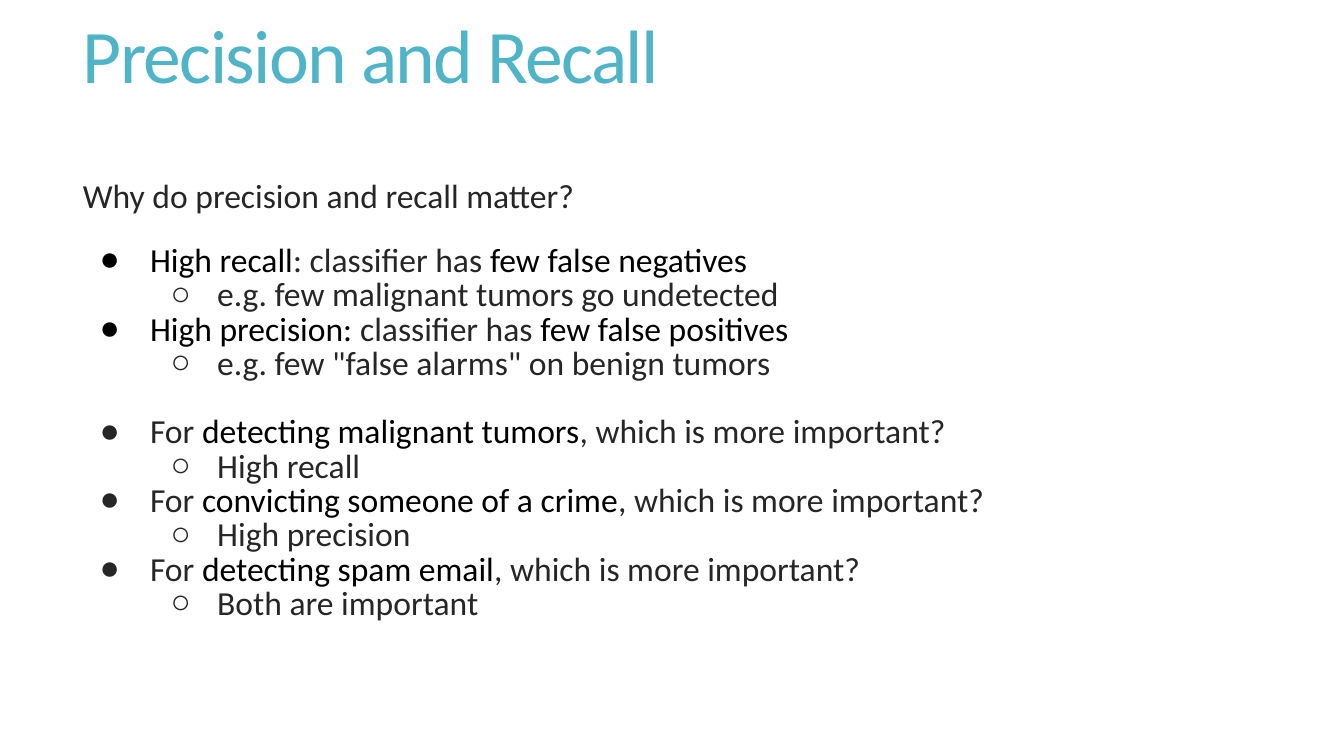
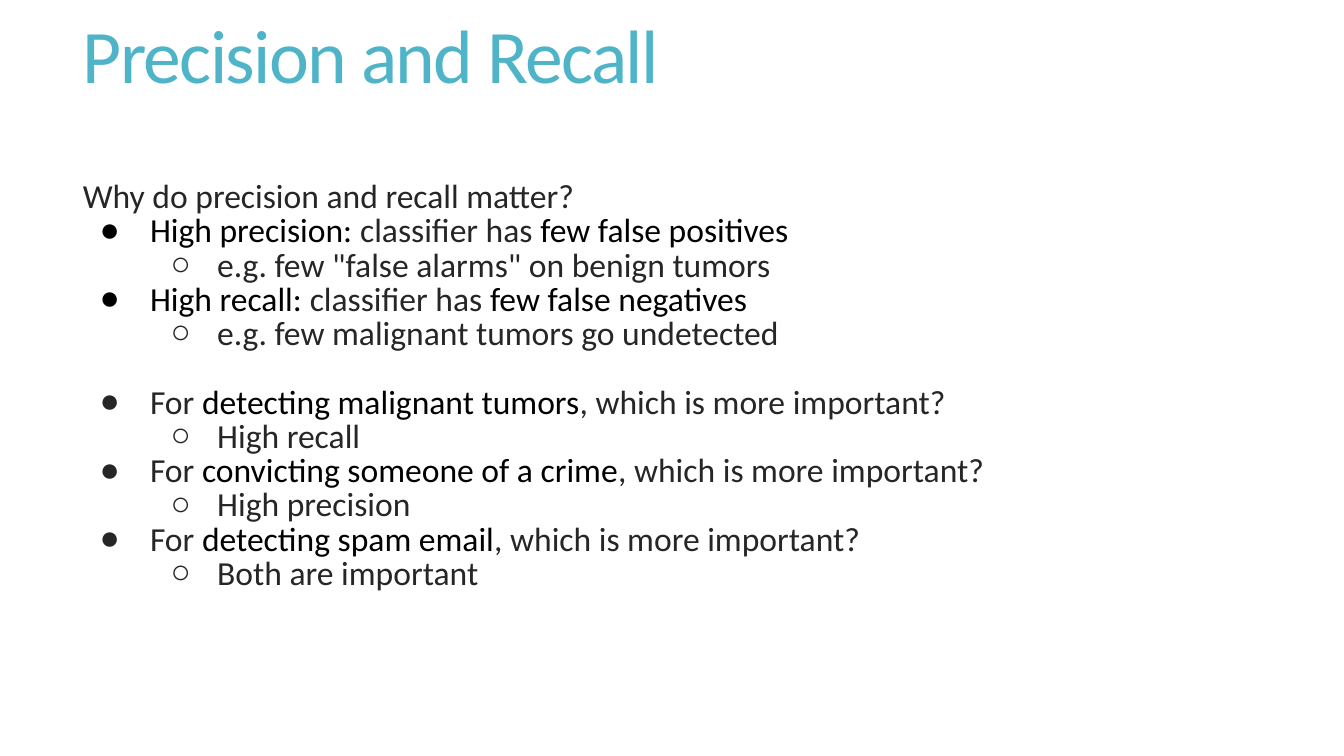
Before and after one commit to Ethan-Tseng/AI4ALL-NLP, a slide deck: slide 19 of Week_1/Slides/Day5_NLP_EvaluationMetrics.pptx (slide 21 before the commit). Drawn at 1344x756 pixels with LibreOffice and Linux fonts; fonts in the diff are those of the drawing. Boxes give left, top, right and bottom in pixels: in the first picture for what was removed or moved away, otherwise in the second. Text is boxed around its words. In the diff, an @@ line names an element or a change of style, - is before the commit and + after.

```diff
--- a/Week_1/Slides/Day5_NLP_EvaluationMetrics.pptx
+++ b/Week_1/Slides/Day5_NLP_EvaluationMetrics.pptx
@@ text at [150,218,789,283]: paragraphs added @@
+● High precision: classifier has few false positives
+  ○ e.g. few "false alarms" on benign tumors
@@ text at [150,287,747,317]: text colour #262626 to #000000 in "recall:"; less space between paragraphs @@
@@ text at [150,317,789,381]: paragraphs removed @@
-● High precision: classifier has few false positives
-  ○ e.g. few "false alarms" on benign tumors
```
Also in this commit, not shown: 2 other slides changed, 3 slides removed, 1 other file.
